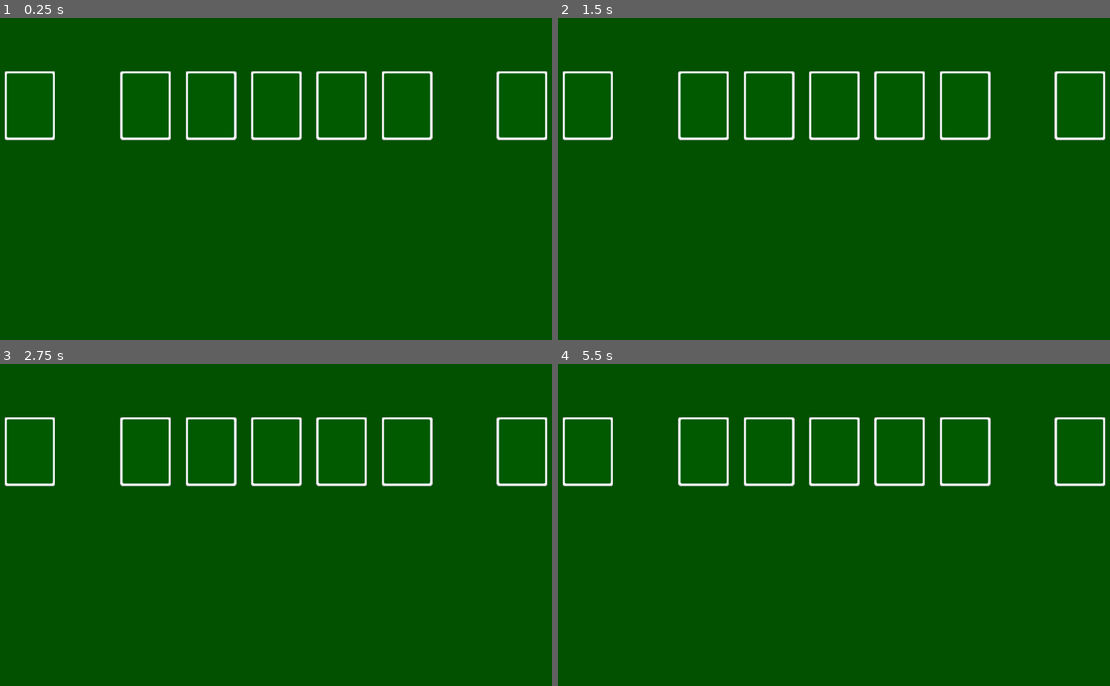
Above: before the commit, frames 1-4 (two rows, left to right).
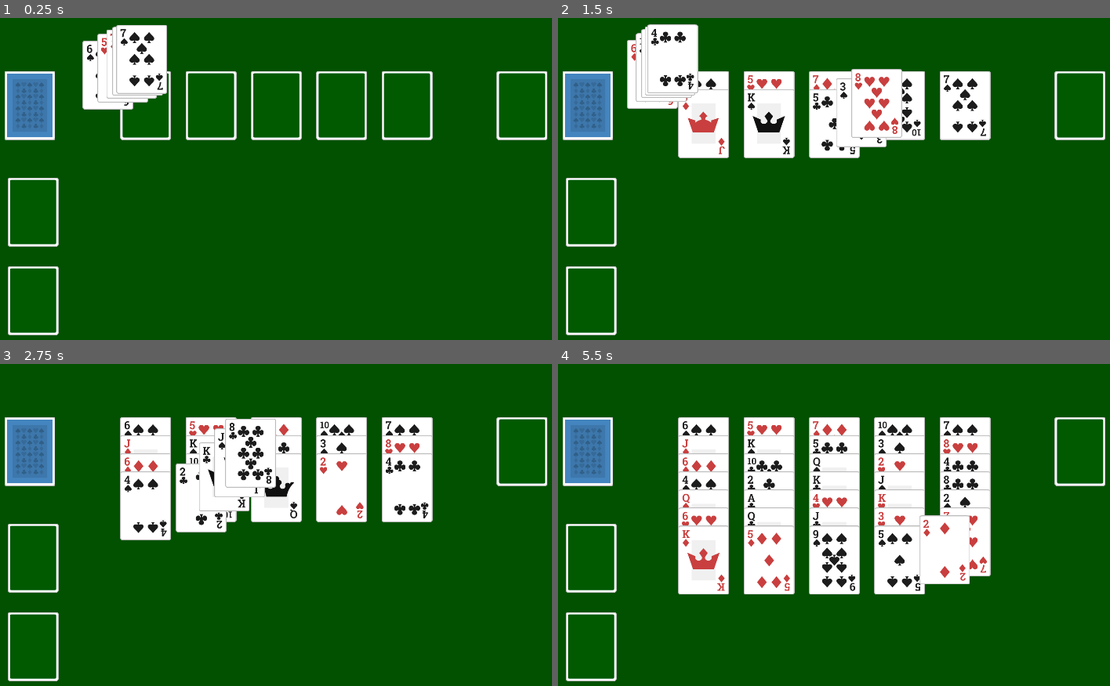
Above: after the commit, the same moments.

Repository: tcfitzgerald/lucky-13
Game: Godot game, scene res://Board/Board.tscn
The game is run twice, just before and just after one commit, with the same random seed, the same clock (stepped at 60 frames per second) and the same inputs.
Inputs (mouse positions are in pixels of both pictures, inside the frame that each line leads up to):
- Up to frame 1 (0.25 s): no input
- Up to frame 2 (1.5 s): click (585, 104) at 0.52 s; click (585, 104) at 1.27 s
- Up to frame 3 (2.75 s): click (27, 450) at 2.02 s
- Up to frame 4 (5.5 s): click (585, 450) at 2.77 s; click (585, 450) at 3.52 s; click (585, 450) at 4.27 s

The runs differ from the first frame. In frame 1, 6.0% of the frame differs, in the area x 0-31%, y 2-99%; in frame 2, 16%; in frame 3, 18%; in frame 4, 27%, in the area x 0-79%, y 16-99%.

Commit message:
Dealing cards works.  Needs some refinement.

Diff:
--- a/Board/Board.gd
+++ b/Board/Board.gd
@@ -1,5 +1,20 @@
 extends Control
 class_name Board
+
+onready var deck = $MarginContainer/CenterContainer/Deck
+onready var deck_cards = $MarginContainer/CenterContainer/Deck/Cards
+
+onready var tableau1 = $MarginContainer/CenterContainer/Tableau1
+onready var tableau2 = $MarginContainer/CenterContainer/Tableau2
+onready var tableau3 = $MarginContainer/CenterContainer/Tableau3
+onready var tableau4 = $MarginContainer/CenterContainer/Tableau4
+onready var tableau5 = $MarginContainer/CenterContainer/Tableau5
+
+onready var tableau6 = $MarginContainer/CenterContainer/Tableau6
+onready var tableau7 = $MarginContainer/CenterContainer/Tableau7
+
+onready var tableaus = [tableau1, tableau2, tableau3, tableau4, tableau5]
+onready var overflow_tableaus = [tableau6, tableau7]
 
 var card_offset: int = 50
 var tableau_count: int = 5
@@ -10,5 +25,46 @@
 var playable_cards: Array = []
 
 
+
 func _ready() -> void:
-	pass
+	deck.build_deck()
+	deal()
+	deck.connect("deck_clicked", self, "deal")
+	for tableau in tableaus:
+		tableau.connect("card_added", self, "update_deck")
+
+	for tableau in overflow_tableaus:
+		tableau.connect("card_added", self, "update_deck")
+
+func deal() -> void:
+
+	var duration = 1
+
+	if deck.get_card_count() > 7:
+
+		for i in range(0, cards_per_tableau):
+			for j in range(0, tableau_count):
+				var selected_card = deck.get_top_card()
+				deck_cards.remove_child(selected_card)
+				var k = tableaus[j].get_card_count()
+				duration += .5
+				tableaus[j].add_card_to_tableau(selected_card, k * card_offset, duration * .35)
+	else:
+		for i in range(0, cards_per_tableau):
+			for j in range(0, tableau_count):
+				var selected_card = deck.get_top_card()
+				deck_cards.remove_child(selected_card)
+				var k = tableaus[j].get_card_count()
+				duration += .5
+				tableaus[j].add_card_to_tableau(selected_card, k * card_offset, duration * .35)
+
+		for i in range(0, cards_per_tableau):
+			for j in range(0, overflow_tableau_count):
+				var selected_card = deck.get_top_card()
+				deck_cards.remove_child(selected_card)
+				duration += .5
+				overflow_tableaus[j].add_card_to_tableau(selected_card, i * card_offset, duration * .35)
+
+func update_deck() -> void:
+	if deck.get_card_count() == 0:
+		deck.update_display()
--- a/Board/Board.tscn
+++ b/Board/Board.tscn
@@ -36,6 +36,12 @@
 [node name="Tableau5" parent="MarginContainer/CenterContainer" instance=ExtResource( 3 )]
 position = Vector2( 918, 160 )
 
+[node name="Tableau6" parent="MarginContainer/CenterContainer" instance=ExtResource( 3 )]
+position = Vector2( -112, 454 )
+
+[node name="Tableau7" parent="MarginContainer/CenterContainer" instance=ExtResource( 3 )]
+position = Vector2( -112, 698 )
+
 [node name="WastePile" parent="MarginContainer/CenterContainer" instance=ExtResource( 4 )]
 position = Vector2( 1235, 160 )
 
--- a/Card/Card.gd
+++ b/Card/Card.gd
@@ -1,5 +1,17 @@
 extends Node2D
 class_name Card
 
+var int_value : int
+var suit : String
+var face_value : String
+var card_front_texture : Texture
+var card_back_texture : Texture
+var card_type : String
+
+var tableau : Tableau = null
+
+onready var animation : AnimationPlayer = $AnimationPlayer
+onready var card_texture_button : TextureButton = $CardButton
+
 func _ready() -> void:
-	pass
+	card_texture_button.texture_normal = card_front_texture
--- a/Card/Card.tscn
+++ b/Card/Card.tscn
@@ -4,3 +4,9 @@
 
 [node name="Card" type="Node2D"]
 script = ExtResource( 1 )
+
+[node name="CardButton" type="TextureButton" parent="."]
+margin_right = 40.0
+margin_bottom = 40.0
+
+[node name="AnimationPlayer" type="AnimationPlayer" parent="."]
--- a/Deck/Deck.gd
+++ b/Deck/Deck.gd
@@ -2,9 +2,99 @@
 class_name Deck
 
 onready var card_holder: Node2D = $Cards
+onready var card_button: TextureButton = $CardTexture
 
+signal deck_clicked
 # preload
 var card_scene: PackedScene = preload("res://Card/Card.tscn")
 
+
+var cards: Array = [
+{"int_value": 13, "suit": "Spades", "face": "King", "texture": "cardSpadesK.png"},
+{"int_value": 12, "suit": "Spades", "face": "Queen", "texture": "cardSpadesQ.png"},
+{"int_value": 11, "suit": "Spades", "face": "Jack", "texture": "cardSpadesJ.png"},
+{"int_value": 10, "suit": "Spades", "face": "Ten", "texture": "cardSpades10.png"},
+{"int_value": 9, "suit": "Spades", "face": "Nine", "texture": "cardSpades9.png"},
+{"int_value": 8, "suit": "Spades", "face": "Eight", "texture": "cardSpades8.png"},
+{"int_value": 7, "suit": "Spades", "face": "Seven", "texture": "cardSpades7.png"},
+{"int_value": 6, "suit": "Spades", "face": "Six", "texture": "cardSpades6.png"},
+{"int_value": 5, "suit": "Spades", "face": "Five", "texture": "cardSpades5.png"},
+{"int_value": 4, "suit": "Spades", "face": "Four", "texture": "cardSpades4.png"},
+{"int_value": 3, "suit": "Spades", "face": "Three", "texture": "cardSpades3.png"},
+{"int_value": 2, "suit": "Spades", "face": "Two", "texture": "cardSpades2.png"},
+{"int_value": 1, "suit": "Spades", "face": "Ace", "texture": "cardSpadesA.png"},
+{"int_value": 13, "suit": "Hearts", "face": "King", "texture": "cardHeartsK.png"},
+{"int_value": 12, "suit": "Hearts", "face": "Queen", "texture": "cardHeartsQ.png"},
+{"int_value": 11, "suit": "Hearts", "face": "Jack", "texture": "cardHeartsJ.png"},
+{"int_value": 10, "suit": "Hearts", "face": "Ten", "texture": "cardHearts10.png"},
+{"int_value": 9, "suit": "Hearts", "face": "Nine", "texture": "cardHearts9.png"},
+{"int_value": 8, "suit": "Hearts", "face": "Eight", "texture": "cardHearts8.png"},
+{"int_value": 7, "suit": "Hearts", "face": "Seven", "texture": "cardHearts7.png"},
+{"int_value": 6, "suit": "Hearts", "face": "Six", "texture": "cardHearts6.png"},
+{"int_value": 5, "suit": "Hearts", "face": "Five", "texture": "cardHearts5.png"},
+{"int_value": 4, "suit": "Hearts", "face": "Four", "texture": "cardHearts4.png"},
+{"int_value": 3, "suit": "Hearts", "face": "Three", "texture": "cardHearts3.png"},
+{"int_value": 2, "suit": "Hearts", "face": "Two", "texture": "cardHearts2.png"},
+{"int_value": 1, "suit": "Hearts", "face": "Ace", "texture": "cardHeartsA.png"},
+{"int_value": 13, "suit": "Diamonds", "face": "King", "texture": "cardDiamondsK.png"},
+{"int_value": 12, "suit": "Diamonds", "face": "Queen", "texture": "cardDiamondsQ.png"},
+{"int_value": 11, "suit": "Diamonds", "face": "Jack", "texture": "cardDiamondsJ.png"},
+{"int_value": 10, "suit": "Diamonds", "face": "Ten", "texture": "cardDiamonds10.png"},
+{"int_value": 9, "suit": "Diamonds", "face": "Nine", "texture": "cardDiamonds9.png"},
+{"int_value": 8, "suit": "Diamonds", "face": "Eight", "texture": "cardDiamonds8.png"},
+{"int_value": 7, "suit": "Diamonds", "face": "Seven", "texture": "cardDiamonds7.png"},
+{"int_value": 6, "suit": "Diamonds", "face": "Six", "texture": "cardDiamonds6.png"},
+{"int_value": 5, "suit": "Diamonds", "face": "Five", "texture": "cardDiamonds5.png"},
+{"int_value": 4, "suit": "Diamonds", "face": "Four", "texture": "cardDiamonds4.png"},
+{"int_value": 3, "suit": "Diamonds", "face": "Three", "texture": "cardDiamonds3.png"},
+{"int_value": 2, "suit": "Diamonds", "face": "Two", "texture": "cardDiamonds2.png"},
+{"int_value": 1, "suit": "Diamonds", "face": "Ace", "texture": "cardDiamondsA.png"},
+{"int_value": 13, "suit": "Clubs", "face": "King", "texture": "cardClubsK.png"},
+{"int_value": 12, "suit": "Clubs", "face": "Queen", "texture": "cardClubsQ.png"},
+{"int_value": 11, "suit": "Clubs", "face": "Jack", "texture": "cardClubsJ.png"},
+{"int_value": 10, "suit": "Clubs", "face": "Ten", "texture": "cardClubs10.png"},
+{"int_value": 9, "suit": "Clubs", "face": "Nine", "texture": "cardClubs9.png"},
+{"int_value": 8, "suit": "Clubs", "face": "Eight", "texture": "cardClubs8.png"},
+{"int_value": 7, "suit": "Clubs", "face": "Seven", "texture": "cardClubs7.png"},
+{"int_value": 6, "suit": "Clubs", "face": "Six", "texture": "cardClubs6.png"},
+{"int_value": 5, "suit": "Clubs", "face": "Five", "texture": "cardClubs5.png"},
+{"int_value": 4, "suit": "Clubs", "face": "Four", "texture": "cardClubs4.png"},
+{"int_value": 3, "suit": "Clubs", "face": "Three", "texture": "cardClubs3.png"},
+{"int_value": 2, "suit": "Clubs", "face": "Two", "texture": "cardClubs2.png"},
+{"int_value": 1, "suit": "Clubs", "face": "Ace", "texture": "cardClubsA.png"}
+
+]
+
+
 func _ready() -> void:
 	pass
+
+func build_deck() -> void:
+	randomize()
+	var _seed = randi()
+	seed(_seed)
+	print(_seed)
+	cards.shuffle()
+	for card in cards:
+		var new_card = card_scene.instance()
+		new_card.suit = card["suit"]
+		new_card.int_value = card["int_value"]
+		new_card.face_value = card["face"]
+		new_card.card_front_texture = load("res://Card/Images/" + card["texture"])
+		card_holder.add_child(new_card)
+
+func get_top_card() -> Node:
+	var cards_count = card_holder.get_child_count()
+	var top_card = card_holder.get_child(cards_count - 1)
+
+	return top_card
+
+func get_card_count() -> int:
+	return card_holder.get_child_count()
+
+func update_display() -> void:
+	card_button.disabled = true
+	card_button.visible = false
+
+func _on_CardTexture_pressed() -> void:
+	emit_signal("deck_clicked")
--- a/Deck/Deck.tscn
+++ b/Deck/Deck.tscn
@@ -1,14 +1,26 @@
-[gd_scene load_steps=3 format=2]
+[gd_scene load_steps=4 format=2]
 
-[ext_resource path="res://Card/Images/cardHolder.png" type="Texture" id=1]
+[ext_resource path="res://Card/Images/cardBack_blue2.png" type="Texture" id=1]
 [ext_resource path="res://Deck/Deck.gd" type="Script" id=2]
+[ext_resource path="res://Card/Images/cardHolder.png" type="Texture" id=3]
 
 [node name="Deck" type="Node2D"]
 script = ExtResource( 2 )
 
-[node name="CardTexture" type="TextureRect" parent="."]
+[node name="Sprite" type="Sprite" parent="."]
+texture = ExtResource( 3 )
+centered = false
+
+[node name="Cards" type="Node2D" parent="."]
+
+[node name="CardTexture" type="TextureButton" parent="."]
 margin_right = 40.0
 margin_bottom = 40.0
-texture = ExtResource( 1 )
+shortcut_in_tooltip = false
+texture_normal = ExtResource( 1 )
+texture_pressed = ExtResource( 1 )
+texture_hover = ExtResource( 1 )
+texture_disabled = ExtResource( 1 )
+texture_focused = ExtResource( 1 )
 
-[node name="Cards" type="Node2D" parent="."]
+[connection signal="pressed" from="CardTexture" to="." method="_on_CardTexture_pressed"]
--- a/Tableau/Tableau.gd
+++ b/Tableau/Tableau.gd
@@ -1,11 +1,12 @@
 extends Node2D
 class_name Tableau
 
-onready var cards: Node2D = $Cards
+onready var cards: Node = $Cards
 onready var tween: Tween = $Tween
 onready var tableau_name: String = str(self.name).to_lower()
 onready var card_data: Dictionary = {tableau_name: []}
 
+signal card_added
 
 func _ready() -> void:
 	pass
@@ -34,11 +35,12 @@
 	tween.interpolate_property(selected_card, "position", selected_card.position,
 			Vector2(cards.get_parent().position.x, cards.get_parent().position.y + card_offset), duration, Tween.TRANS_LINEAR, Tween.EASE_IN_OUT)
 	tween.start()
+	emit_signal("card_added")
 
 func is_top_tableau_card(card) -> bool:
 	var tableau_children_count = cards.get_child_count()
 	return (card == cards.get_child(tableau_children_count - 1))
 
-func get_top_tableau_card() -> Card:
+func get_top_tableau_card() -> Node:
 	var tableau_children_count = cards.get_child_count()
-	return cards.get_child(tableau_children_count - 1) as Card
+	return cards.get_child(tableau_children_count - 1)
--- a/Tableau/Tableau.tscn
+++ b/Tableau/Tableau.tscn
@@ -6,7 +6,7 @@
 [node name="Tableau" type="Node2D"]
 script = ExtResource( 2 )
 
-[node name="Cards" type="Node2D" parent="."]
+[node name="Cards" type="Node" parent="."]
 
 [node name="TextureRect" type="TextureRect" parent="."]
 margin_right = 40.0
